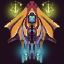
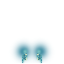
Layered file, before and after one edit (64px x 64px). Changes by layer:
hid group "FX Tir" (4 layers) over box(0, 0, 64, 28)
hid "hull vaisseau" over box(4, 1, 60, 60)
hid "Calque 1 copie" over box(2, 0, 62, 64)
hid "Calque 1" over box(0, 0, 64, 64)
hid "Arrière-plan" over box(0, 0, 64, 64)
